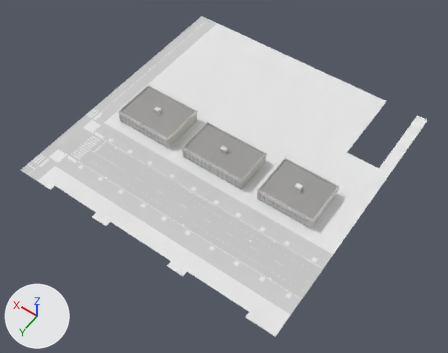
One commit to the glTF model dushanbe_city/assets/city/chunks/chunk_0_3.glb: the scene before it, then after it.
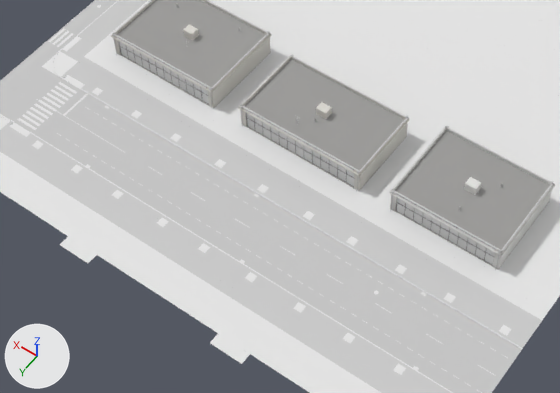
Each version appears first whole from a 50 mm lens placed at (-329.3, 65.3, 161.4), pointed at (-253.9, -40.4, -4.7), and next in a close-up on the part from 14% to 76% of the width and 27% to 82% of the height. The lights are fixed; the arrows at lower left show +X, +Y and +Z. The first two pictures are the older version. Objects named as collision shapes, trigger or cutter boxes, shadow casters or lower levels of detail are left out. Vertices at exactly the same position are counted once.

The first close-up shows 'base', 'detail'.
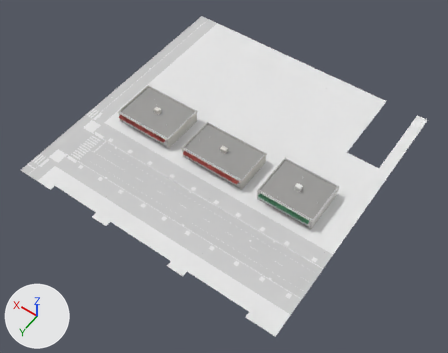
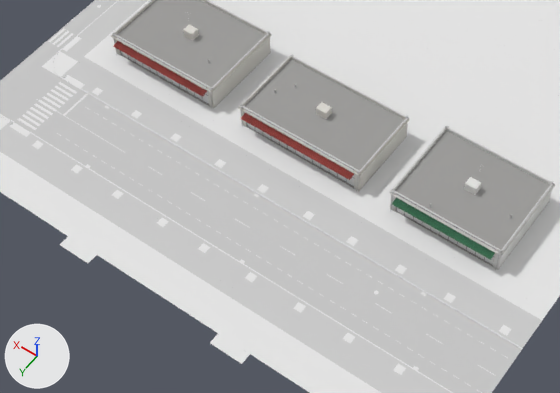
Location of each change, [x1, y1, x2, y2] in pixels of the close-ups (560 x 393 px):
part 1 of me_base, built on: before [501, 183, 553, 252]; after [113, 41, 554, 260]

The change, as a diff of the scene's bpy script:
```diff
--- a/dushanbe_city/assets/city/chunks/chunk_0_3.glb.py
+++ b/dushanbe_city/assets/city/chunks/chunk_0_3.glb.py
@@ mat_fabric @@
+mat_fabric = bpy.data.materials.new('fabric')
+# nodes: BsdfPrincipled, Mix, OutputMaterial, VertexColor
+# colours: white #e7e7e7, mixed with the vertex colours
@@ me_base @@
 # used by ob_base; location = (-250.0, -50.0, 0.0)
-me_base.from_pydata(...)  # 2036 vertices, 1714 faces; spans x -50.0..50.0, y -50.0..50.0, z -0.6..6.4
+me_base.from_pydata(...)  # 2048 vertices, 1726 faces; spans x -50.0..50.0, y -50.0..50.0, z -0.6..6.4
+# me_base part 1
+# 6 faces are deleted
+# 6 vertices are added at (-21.0, 14.1, 4.2), (-39.0, 14.1, 4.2), (9.0, 14.1, 4.3), (-13.0, 14.1, 4.3), (37.0, 14.1, 4.4), (17.0, 14.1, 4.4)
+# 6 new vertices lie (0.0, 1.2, -0.4) away from vertices in x -39.0..37.0, y 14.1, z 4.2..4.4
+# 12 new faces join them, mat_fabric
+# 6 new faces join them, mat_metal_galv
 me_base.materials.append(mat_asphalt)
@@ me_base @@
 me_base.materials.append(mat_wall_travertine)
+me_base.materials.append(mat_fabric)
```
